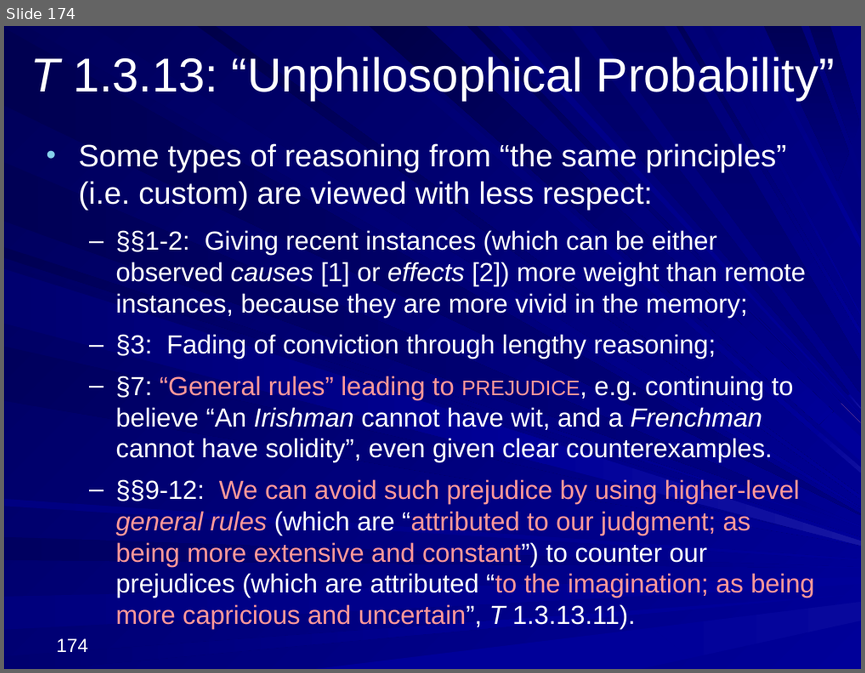
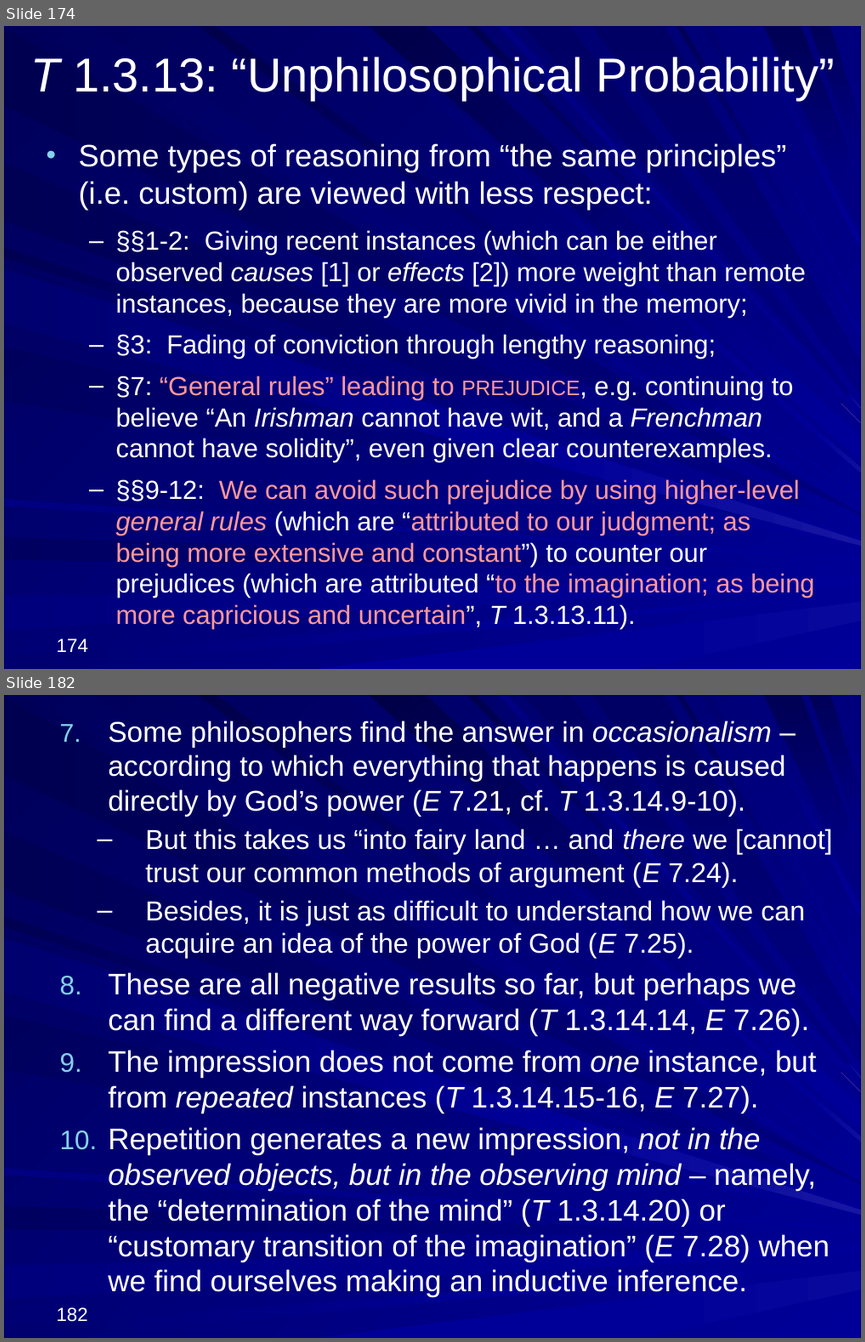
Before and after one commit to englishphilosophy/hume-texts-online, a slide deck: teaching/lectures/2025_Hume_MT_current.pptx. Shown one above the other, each under a label of ours: slide 174 before the commit, slides 174 and 182 after it; the slides between them are not shown. The pictures are 865x673 and 865x1342 pixels, drawn with LibreOffice and Linux fonts; fonts in the diff are those of the drawing. Boxes give left, top, right and bottom in pixels: in the first picture for what was removed or moved away, otherwise in the second. Text is boxed around its words. In the diff, an @@ line names an element or a change of style, - is before the commit and + after.

```diff
--- a/teaching/lectures/2025_Hume_MT_current.pptx
+++ b/teaching/lectures/2025_Hume_MT_current.pptx
@@ slide 182 added at bbox=[4, 695, 861, 1338], background gradient #000078 to #000099; not listed: 37 template elements that a slide beside it also shows @@
@@ text added at bbox=[108, 721, 832, 1297], 25 pt, text #FFFFFF @@
+7. Some philosophers find the answer in occasionalism – according to which everything that happens is caused directly by God’s power (E 7.21, cf. T 1.3.14.9-10).
+  – But this takes us “into fairy land … and there we [cannot] trust our common methods of argument (E 7.24).
+  – Besides, it is just as difficult to understand how we can acquire an idea of the power of God (E 7.25).
+8. These are all negative results so far, but perhaps we can find a different way forward (T 1.3.14.14, E 7.26).
+9. The impression does not come from one instance, but from repeated instances (T 1.3.14.15-16, E 7.27).
+10. Repetition generates a new impression, not in the observed objects, but in the observing mind – namely, the “determination of the mind” (T 1.3.14.20) or “customary transition of the imagination” (E 7.28) when we find ourselves making an inductive inference.
@@ page number added at bbox=[57, 1307, 88, 1321], 16 pt, text #FFFFFF @@
+182
```
Also in this commit, not shown: 1 slide changed, 47 other slides added, 2 other files.
